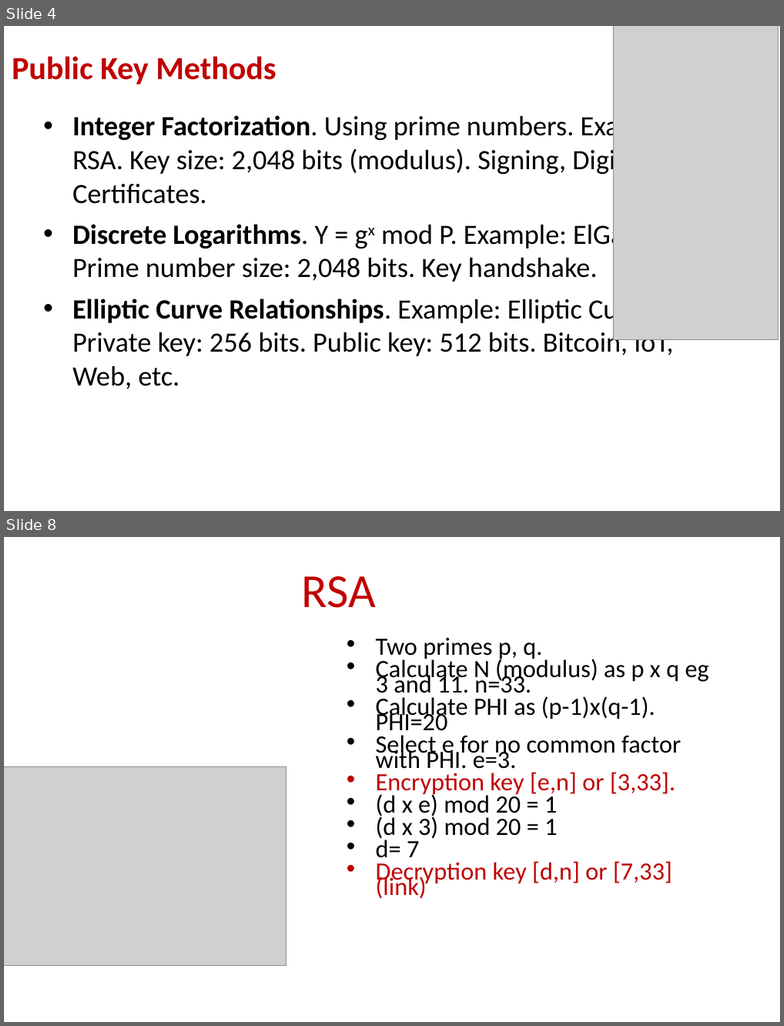
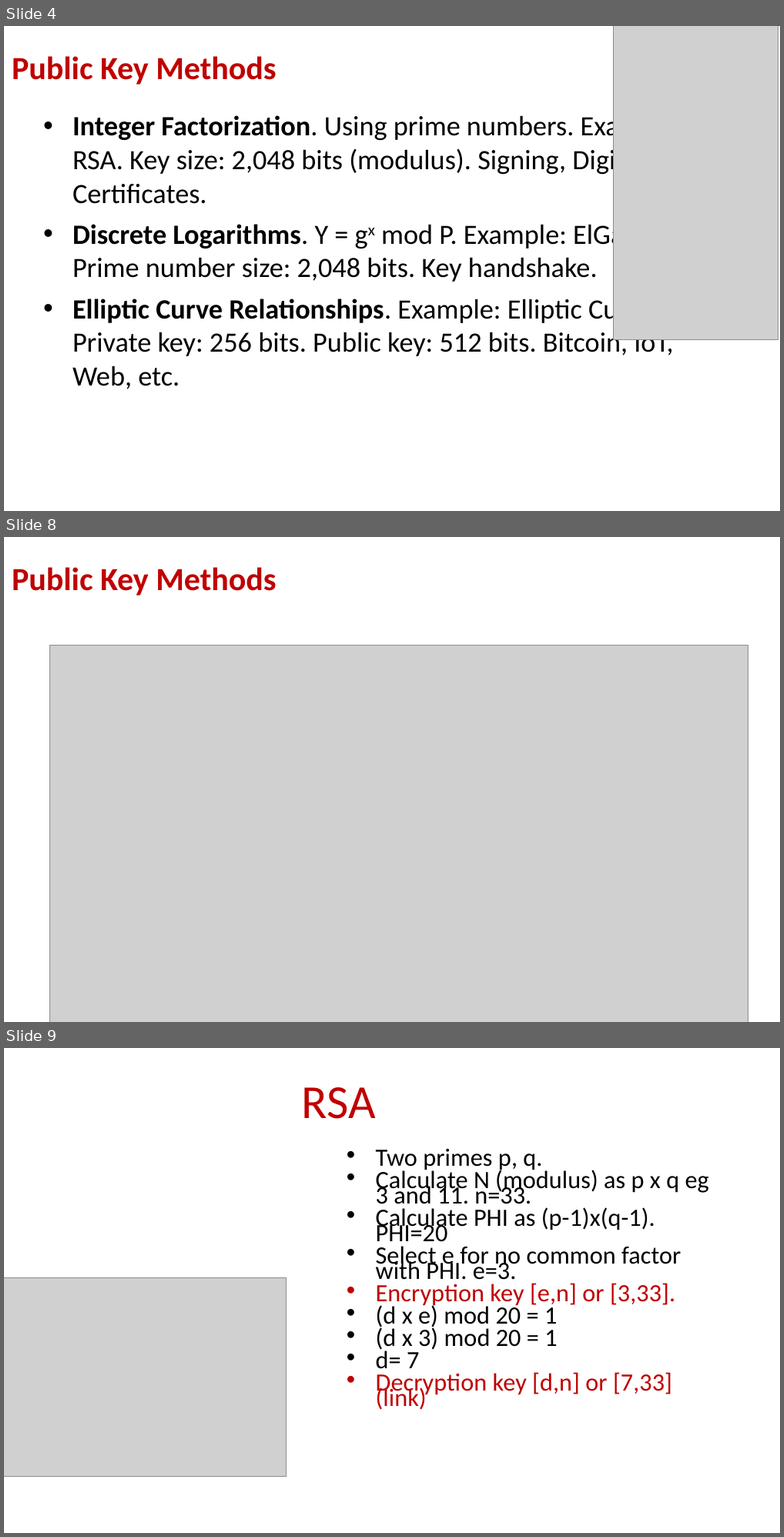
Before and after one commit to billbuchanan/csn09112, a slide deck: week06_public_key/lecture/chapter04_public.ppt. Shown one above the other, each under a label of ours: slides 4 and 8 before the commit, slides 4, 8 and 9 after it; the slides between them are not shown. The pictures are 784x1026 and 784x1537 pixels, drawn with LibreOffice and Linux fonts; fonts in the diff are those of the drawing; grey boxes stand for pictures. Boxes give left, top, right and bottom in pixels: in the first picture for what was removed or moved away, otherwise in the second. Text is boxed around its words. In the diff, an @@ line names an element or a change of style, - is before the commit and + after.

```diff
--- a/week06_public_key/lecture/chapter04_public.ppt
+++ b/week06_public_key/lecture/chapter04_public.ppt
@@ slide 8 added at <box>4,537,780,1022</box>, background #FFFFFF @@
@@ title added at <box>12,567,276,596</box>, 30 pt, text #C00000, bold @@
+Public Key Methods
@@ picture added at <box>49,645,749,1022</box> @@
@@ what was slide 8 is now slide 9 @@
```
Also in this commit, not shown: 4 slides changed, 1 other slide added, 1 other file.
